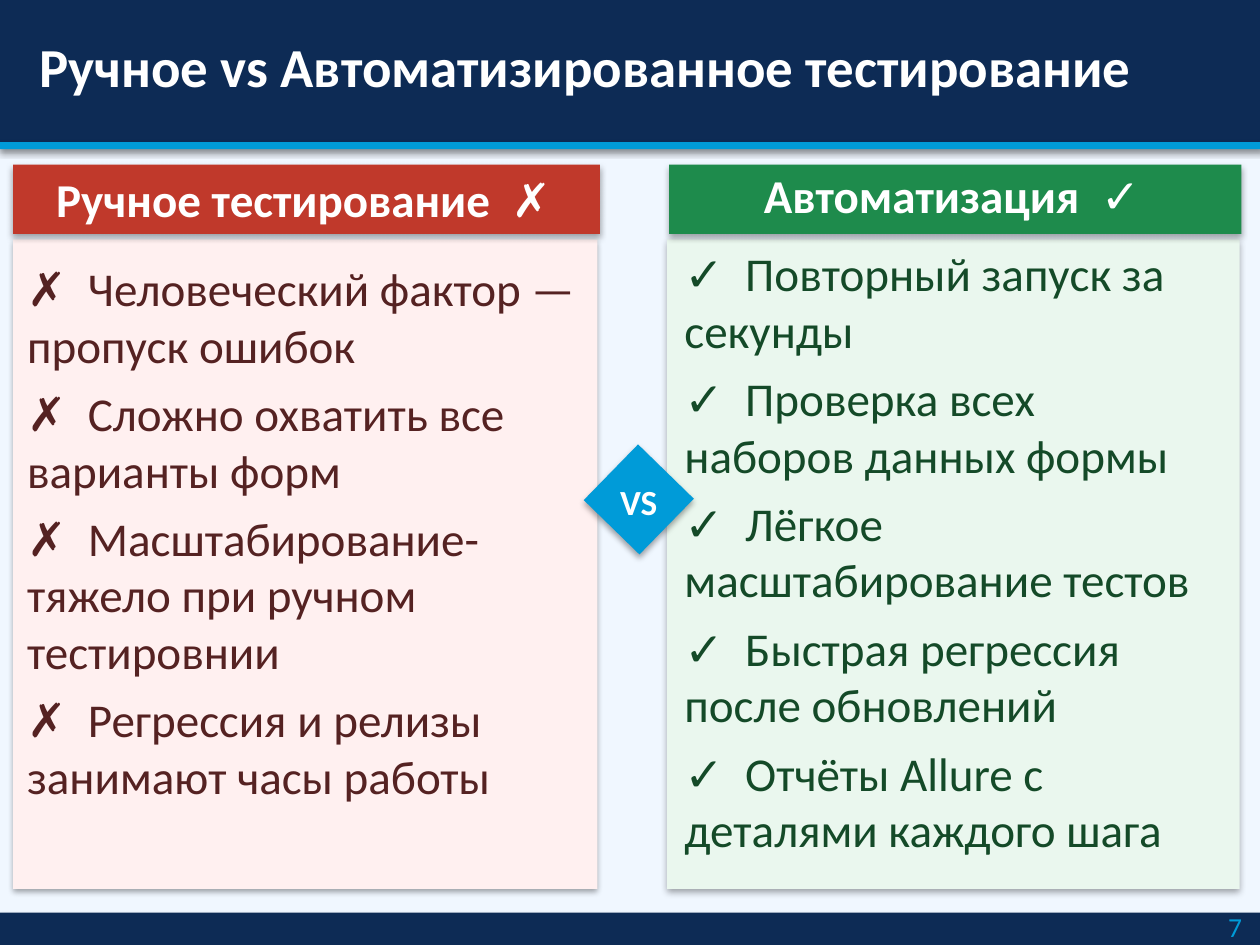
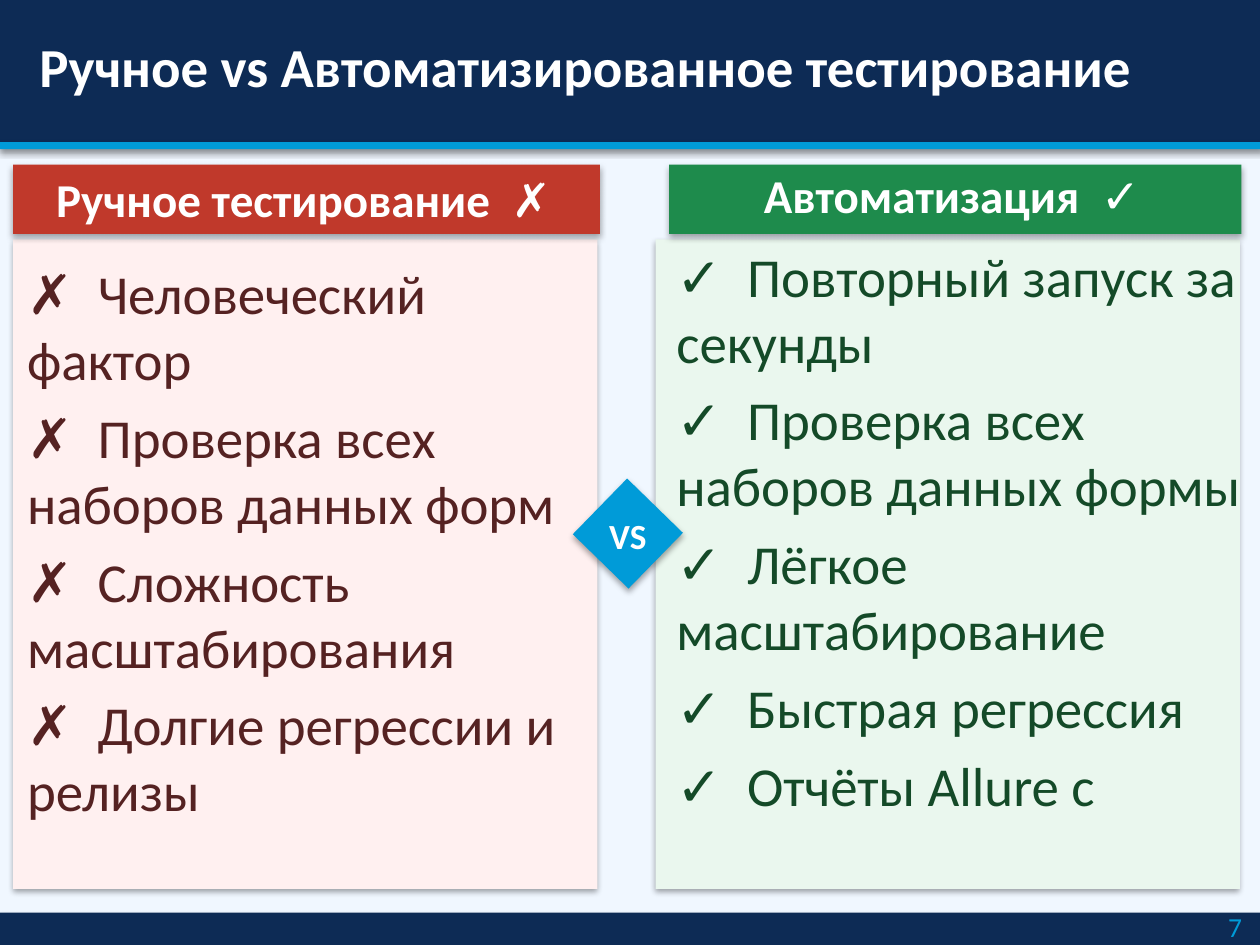
Before and after one commit to A-nastasia627/Diplom, a slide deck: slide 7 of Презентация_Шавалеева_Python_QA .pptx. Drawn at 1260x945 pixels with LibreOffice and Linux fonts; fonts in the diff are those of the drawing. Boxes give left, top, right and bottom in pixels: in the first picture for what was removed or moved away, otherwise in the second. Text is boxed around its words. In the diff, an @@ line names an element or a change of style, - is before the commit and + after.

```diff
--- a/Презентация_Шавалеева_Python_QA .pptx
+++ b/Презентация_Шавалеева_Python_QA .pptx
@@ text "✓ Повторный запуск за секунды": place and size @@
-text "✓ Повторный запуск за секунды" at (684, 259, 1189, 855)
+text "✓ Повторный запуск за секунды" at (676, 260, 1241, 807)
@@ rectangle: place and size @@
-rectangle at (668, 240, 1240, 890)
+rectangle at (655, 240, 1240, 890)
@@ text at (676, 260, 1241, 515): size 24 to 28 pt in "✓ Повторный запуск за секунды", "✓ Проверка всех наборов данных формы" @@
@@ text at (27, 277, 556, 820): text changed; size 24 to 28 pt @@
-✗ Человеческий фактор — пропуск ошибок
-✗ Сложно охватить все варианты форм
-✗ Масштабирование- тяжело при ручном тестировнии
-✗ Регрессия и релизы занимают часы работы
+✗ Человеческий фактор
+✗ Проверка всех наборов данных форм
+✗ Сложность масштабирования
+✗ Долгие регрессии и релизы
@@ rectangle: place and size @@
-rectangle at (584, 444, 694, 554)
+rectangle at (573, 478, 683, 588)
@@ text "VS": place and size @@
-text "VS" at (620, 492, 657, 516)
+text "VS" at (609, 526, 646, 550)
@@ text at (676, 547, 1184, 807): text changed; size 24 to 28 pt @@
-✓ Лёгкое масштабирование тестов
-✓ Быстрая регрессия после обновлений
-✓ Отчёты Allure с деталями каждого шага
+✓ Лёгкое масштабирование
+✓ Быстрая регрессия
+✓ Отчёты Allure с
```
Also in this commit, not shown: 1 other slide changed, 1 other file.
